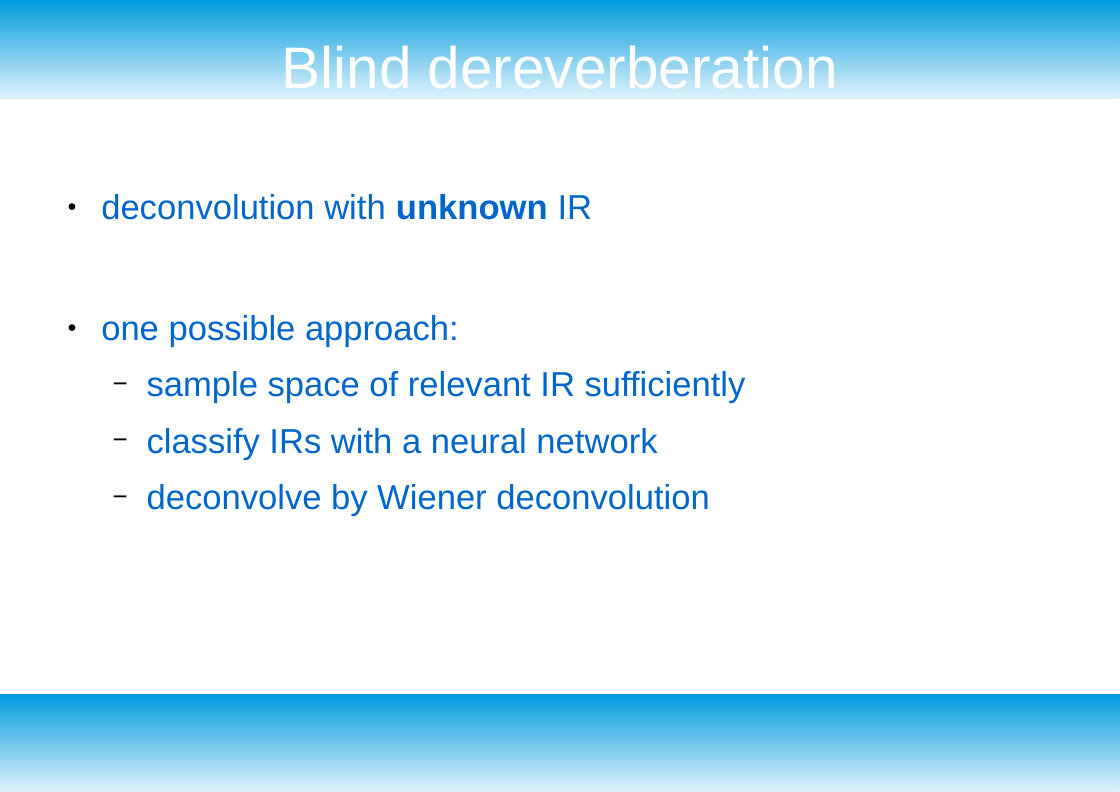
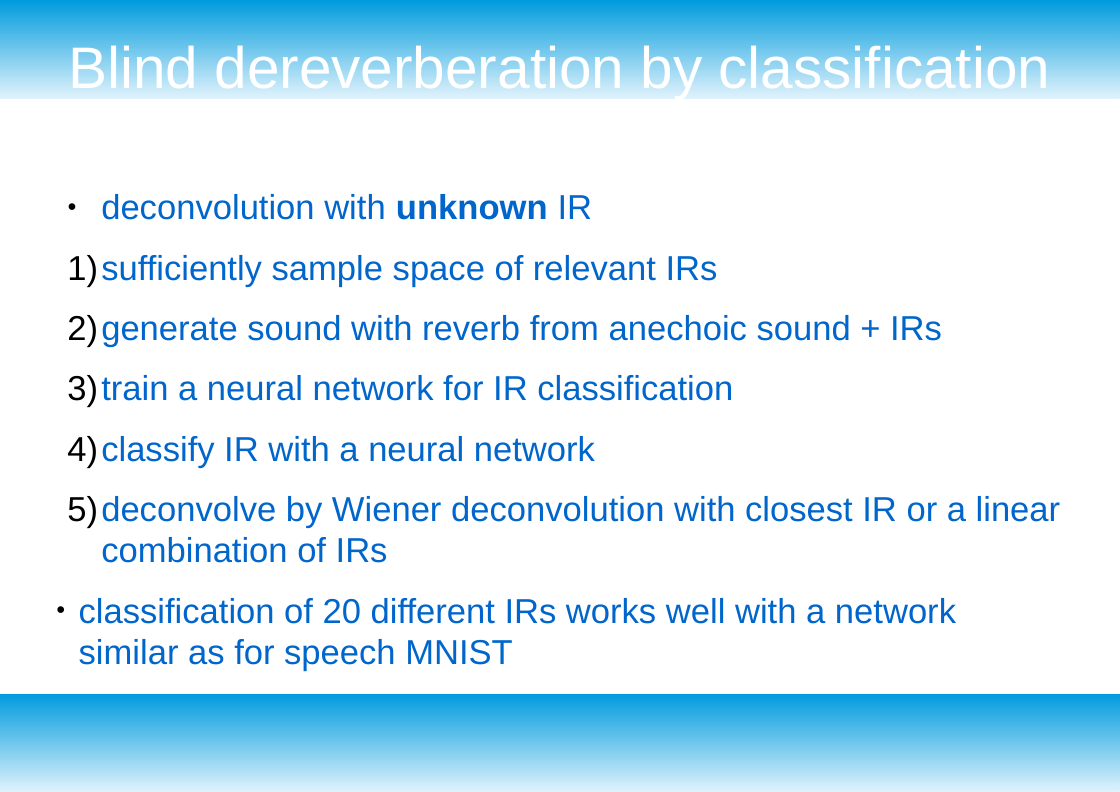
Before and after one commit to jakobatgithub/unreverb, a slide deck: slide 8 of project_presentation.odp. Drawn at 1120x792 pixels with LibreOffice and Linux fonts; fonts in the diff are those of the drawing. Boxes give left, top, right and bottom in pixels: in the first picture for what was removed or moved away, otherwise in the second. Text is boxed around its words. In the diff, an @@ line names an element or a change of style, - is before the commit and + after.

```diff
--- a/project_presentation.odp
+++ b/project_presentation.odp
@@ title at (68, 41, 1051, 98): text changed @@
-Blind dereverberation
+Blind dereverberation by classification
@@ text at (67, 255, 1061, 624): text changed @@
-● one possible approach:
-  − sample space of relevant IR sufficiently
-  − classify IRs with a neural network
-  − deconvolve by Wiener deconvolution
+1) sufficiently sample space of relevant IRs
+2) generate sound with reverb from anechoic sound + IRs
+3) train a neural network for IR classification
+4) classify IR with a neural network
+5) deconvolve by Wiener deconvolution with closest IR or a linear combination of IRs
+● classification of 20 different IRs works well with a network similar as for speech MNIST
```
Also in this commit, not shown: 2 other slides changed, 8 slides added, 1 slide removed, 2 other files.
